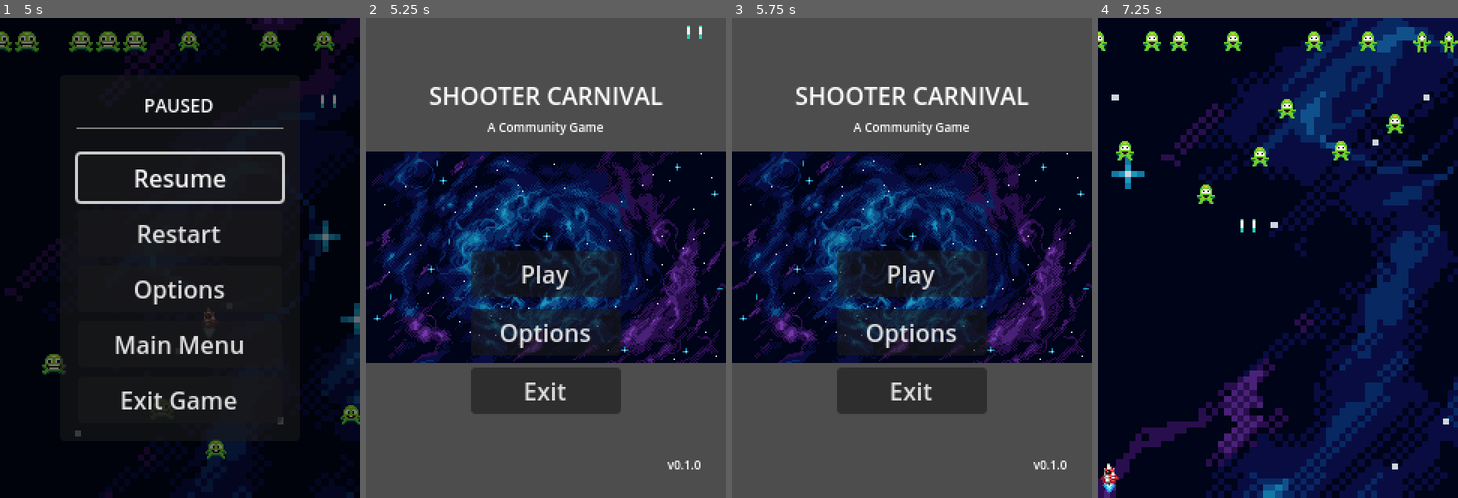
Above: before the commit, frames 1-4 (left to right).
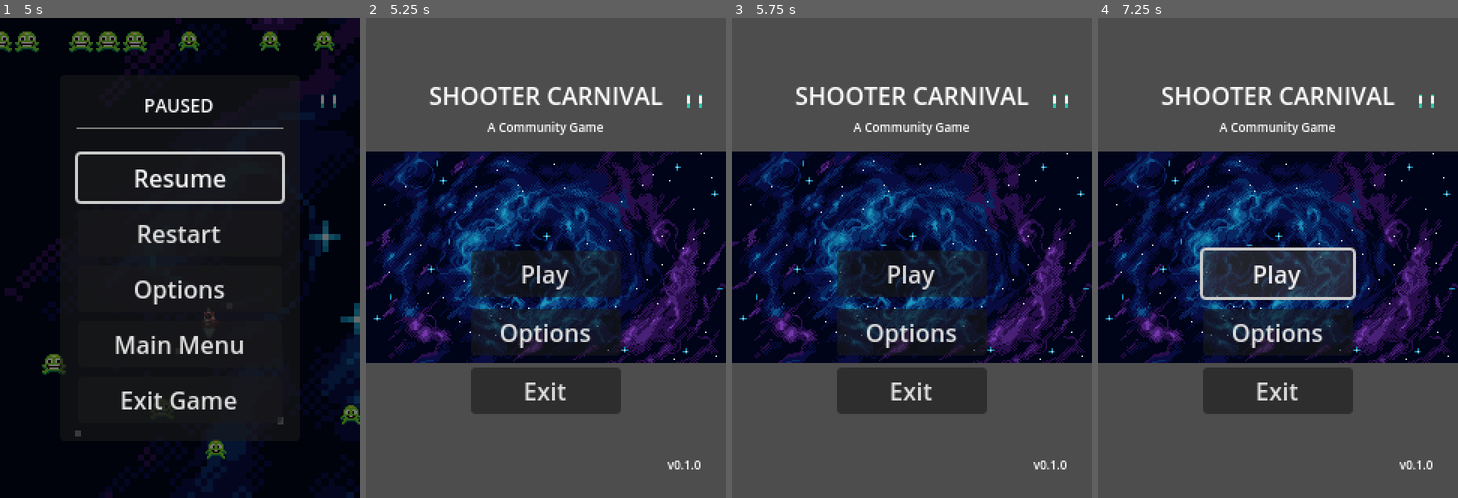
Above: after the commit, the same moments.

Repository: HouZenKai/ShooterCarnival
Game: Godot game, scene res://scenes/ui/main_menu.tscn
Two runs of this game, one before a commit and one after it. Both use one fixed random seed, a clock stepped at 60 frames per second and the inputs below.
Inputs (mouse positions are in pixels of both pictures, inside the frame that each line leads up to):
- Up to frame 1 (5 s): click "Play" at 0.5 s; hold D (move_right) 1.28-2.03 s; tap Space (shoot) every 0.75 s from 1.35 to 4.35 s; hold S (move_down) 2.03-2.78 s; hold D (move_right) 2.78-3.53 s; hold W (move_up) 3.53-4.28 s; hold A (move_left) from 4.28 s (still down); tap Escape (ui_cancel) at 4.9 s
- Up to frame 2 (5.25 s): release A (move_left) at 5 s; click "Main Menu" at 5 s
- Up to frame 3 (5.75 s): no input
- Up to frame 4 (7.25 s): click (1278, 272) at 5.75 s, where only the run before the commit has a clickable "Play"; hold A (move_left) from 6.53 s (still down); tap Space (shoot) at 6.6 s

Frame 1 is identical in both runs. In frame 2, less than 0.1% of the frame differs, in the area x 89-94%, y 1-19%; in frame 3, less than 0.1%; in frame 4, 86%, in the area x 0-100%, y 0-100%.

Commit message:
Update src/scenes/ui/pause_menu.gd
Co-authored-by: Copilot <175728472+Copilot@users.noreply.github.com>

Diff:
--- a/src/scenes/ui/pause_menu.gd
+++ b/src/scenes/ui/pause_menu.gd
@@ -61,7 +61,6 @@
 
 
 func _on_main_menu_button_pressed() -> void:
-	close_menu()
 	get_tree().change_scene_to_file(main_menu_scene_path)
 
 
